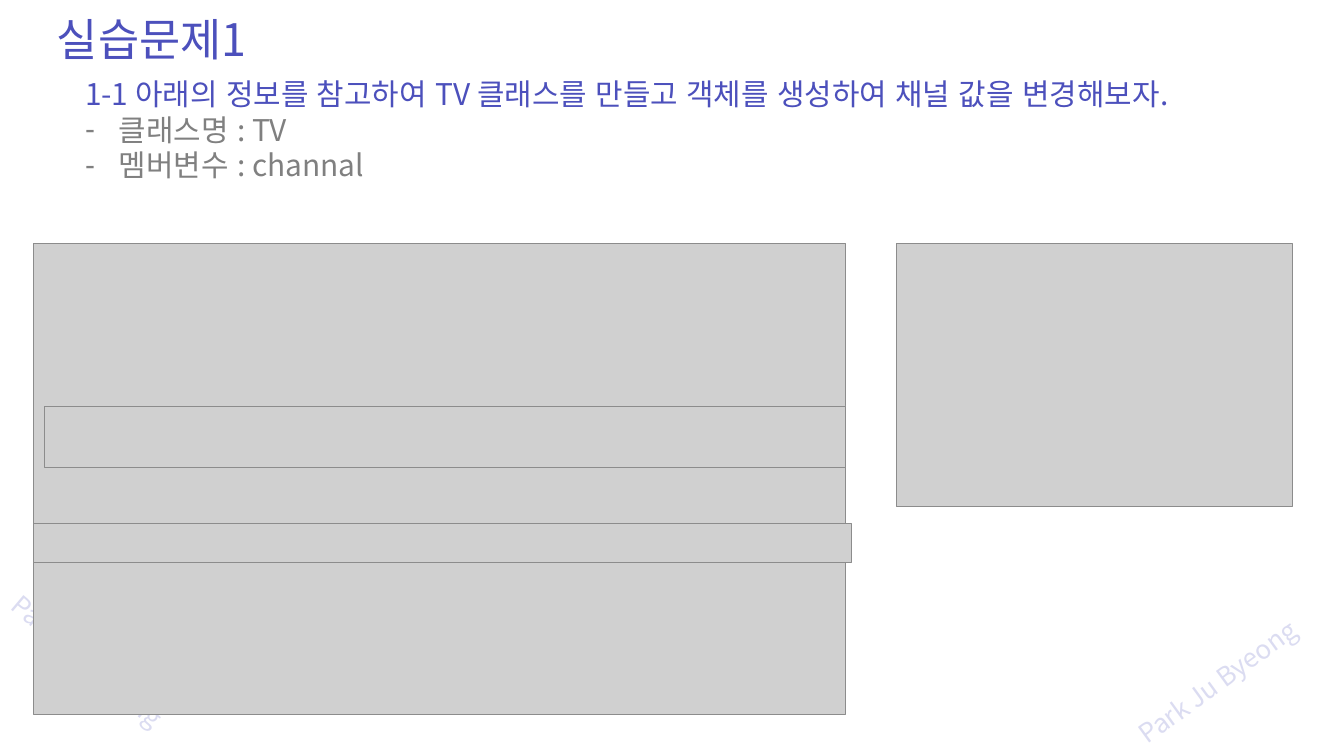
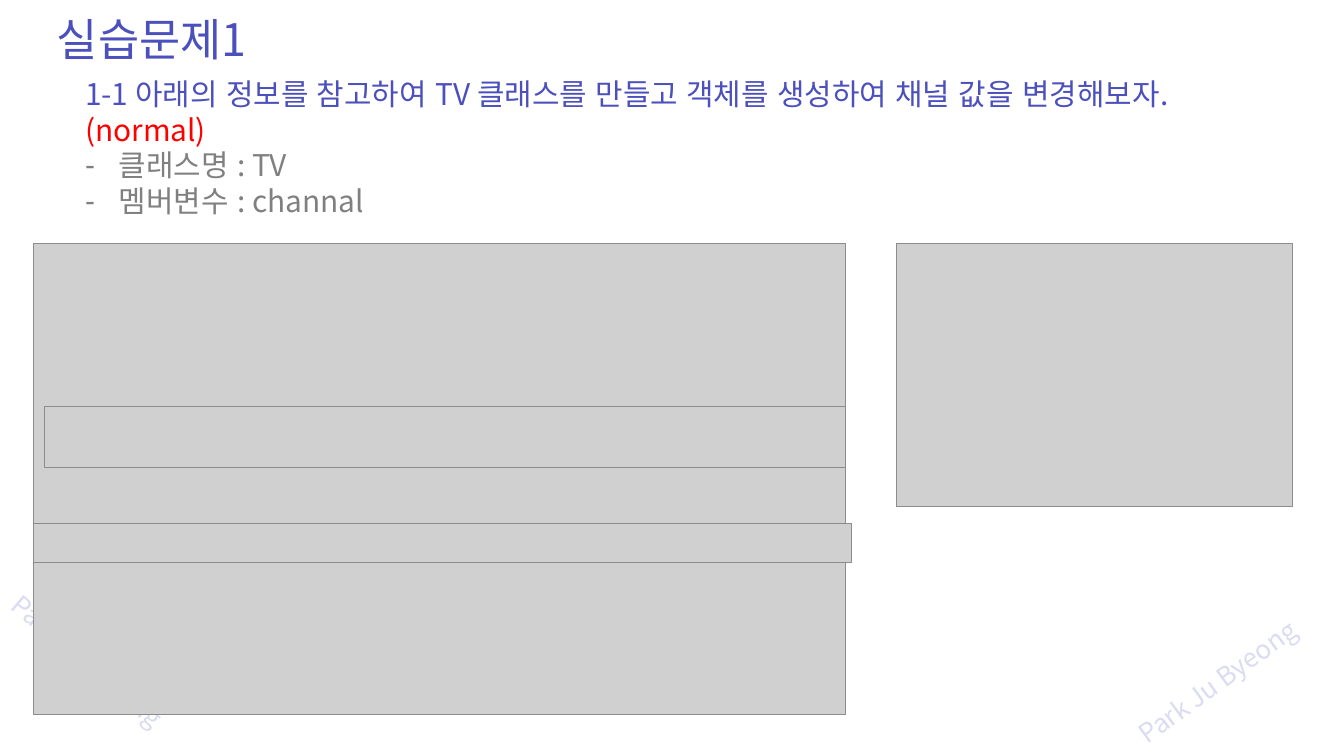
Before and after one commit to zest132/JavaLecture, a slide deck: slide 21 of JavaLecture/LectureFile/java 6강 객체지향.pptx (slide 20 before the commit). Drawn at 1344x756 pixels with LibreOffice and Linux fonts; fonts in the diff are those of the drawing; grey boxes stand for pictures. Boxes give left, top, right and bottom in pixels: in the first picture for what was removed or moved away, otherwise in the second. Text is boxed around its words. In the diff, an @@ line names an element or a change of style, - is before the commit and + after.

```diff
--- a/JavaLecture/LectureFile/java 6강 객체지향.pptx
+++ b/JavaLecture/LectureFile/java 6강 객체지향.pptx
@@ text at (85, 80, 1168, 147): text changed @@
-1-1 아래의 정보를 참고하여 TV 클래스를 만들고 객체를 생성하여 채널 값을 변경해보자.
+1-1 아래의 정보를 참고하여 TV 클래스를 만들고 객체를 생성하여 채널 값을 변경해보자.(normal)
```
Also in this commit, not shown: 18 other slides changed, 4 slides added, 2 slides removed, 5 other files.
